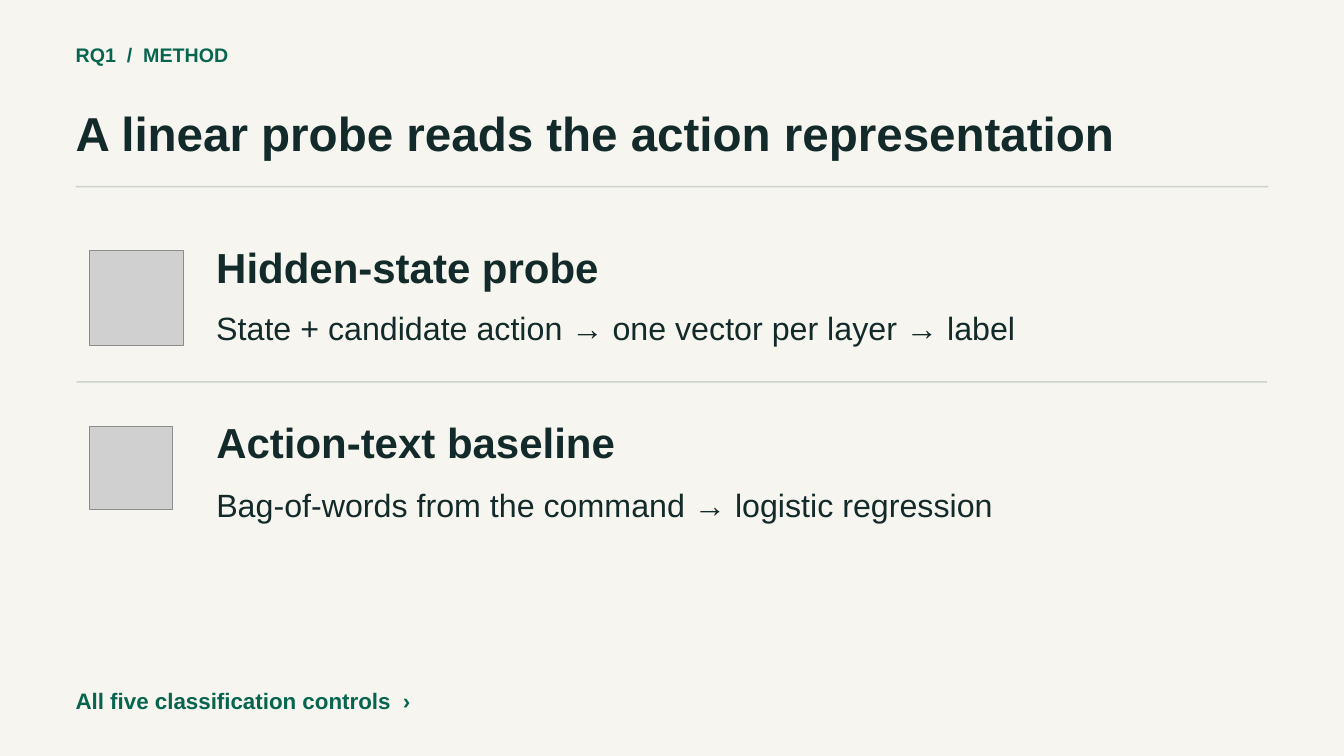
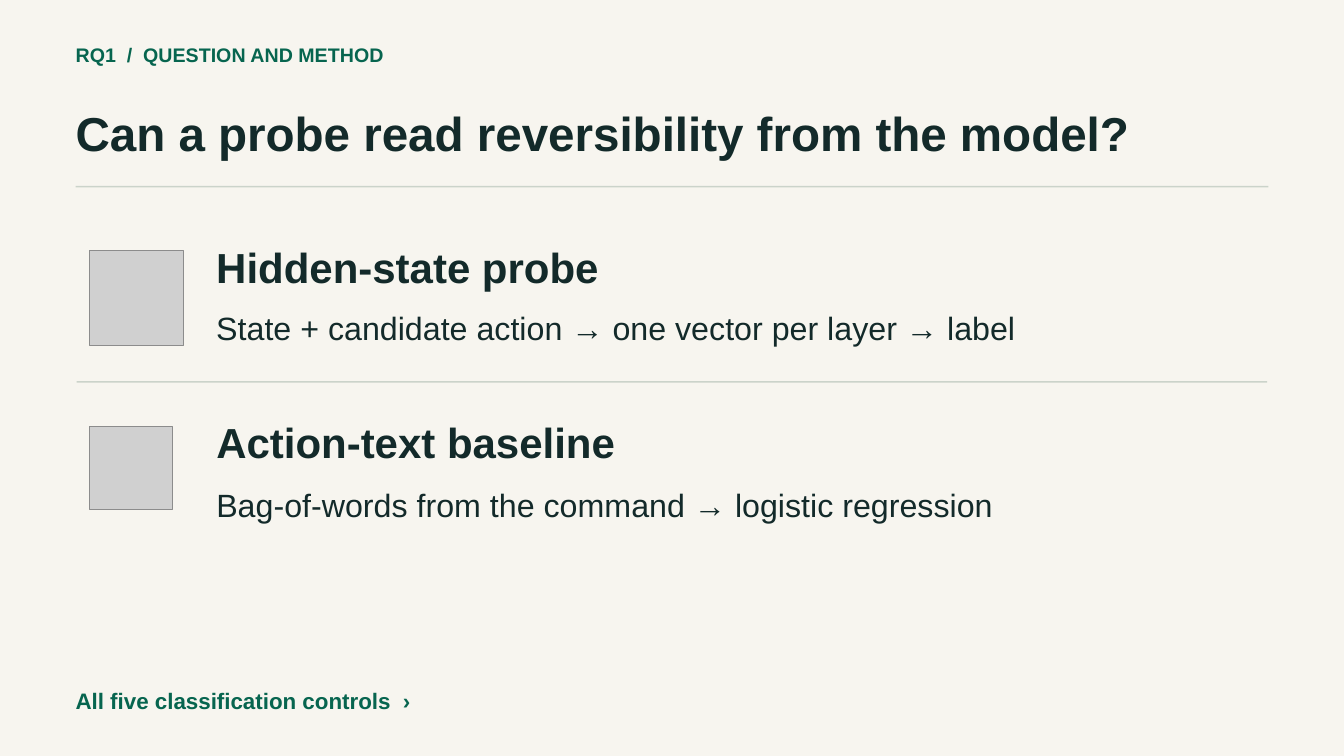
Before and after one commit to prithvi-kaizen/adnn-project, a slide deck: slide 4 of deliverables/reversibility-talk.pptx. Drawn at 1344x756 pixels with LibreOffice and Linux fonts; fonts in the diff are those of the drawing; grey boxes stand for pictures. Boxes give left, top, right and bottom in pixels: in the first picture for what was removed or moved away, otherwise in the second. Text is boxed around its words. In the diff, an @@ line names an element or a change of style, - is before the commit and + after.

Commit message:
Present each research question with its methods and comparisons

```diff
--- a/deliverables/reversibility-talk.pptx
+++ b/deliverables/reversibility-talk.pptx
@@ text at (x1=76, y1=48, x2=383, y2=66): text changed @@
-RQ1 / METHOD
+RQ1 / QUESTION AND METHOD
@@ text at (x1=76, y1=116, x2=1129, y2=160): text changed @@
-A linear probe reads the action representation
+Can a probe read reversibility from the model?
```
Also in this commit, not shown: 3 other slides changed, 13 other files.
